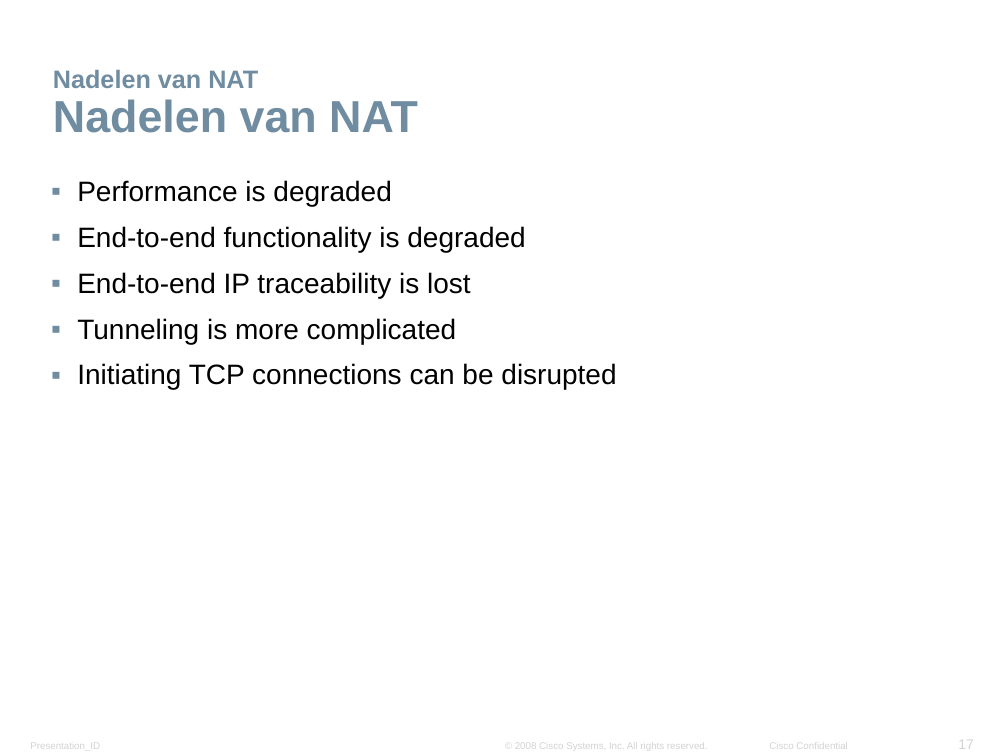
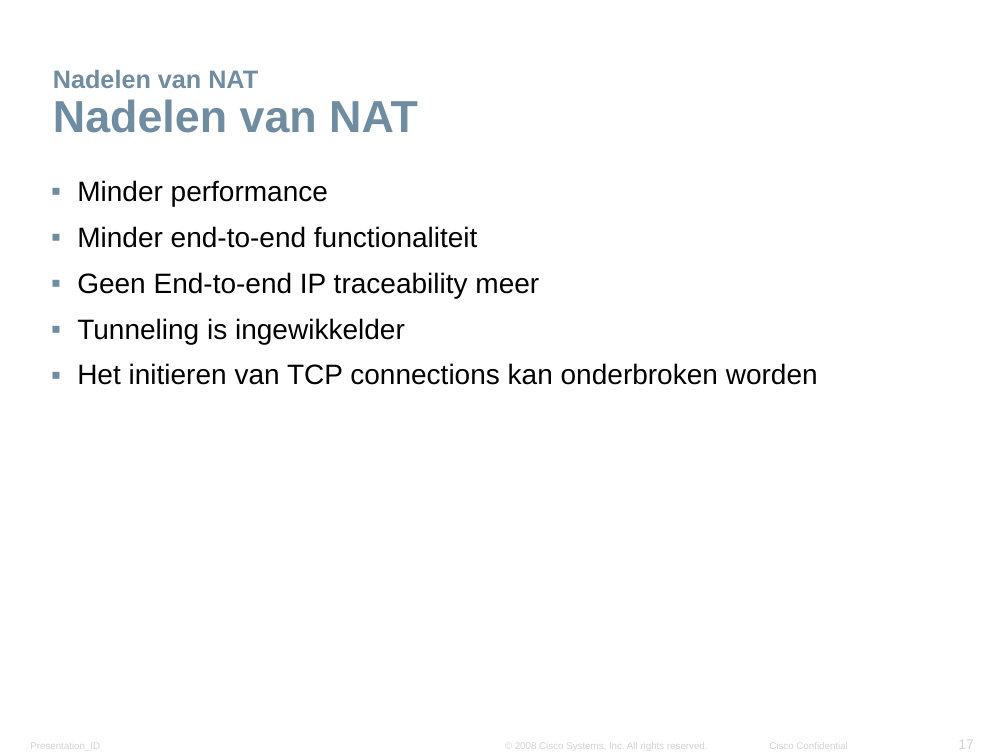
Before and after one commit to kenzot11/Presentatie-NAT, a slide deck: slide 17 of Networking Advanced - Chapter5 - NAT.pptx. Drawn at 1008x756 pixels with LibreOffice and Linux fonts; fonts in the diff are those of the drawing; background and template pictures are left out. Boxes give left, top, right and bottom in pixels: in the first picture for what was removed or moved away, otherwise in the second. Text is boxed around its words. In the diff, an @@ line names an element or a change of style, - is before the commit and + after.

```diff
--- a/Networking Advanced - Chapter5 - NAT.pptx
+++ b/Networking Advanced - Chapter5 - NAT.pptx
@@ text at (77, 180, 818, 385): text changed @@
-▪ Performance is degraded
-▪ End-to-end functionality is degraded
-▪ End-to-end IP traceability is lost
-▪ Tunneling is more complicated
-▪ Initiating TCP connections can be disrupted
+▪ Minder performance
+▪ Minder end-to-end functionaliteit
+▪ Geen End-to-end IP traceability meer
+▪ Tunneling is ingewikkelder
+▪ Het initieren van TCP connections kan onderbroken worden
```
Also in this commit, not shown: 5 other slides changed.
